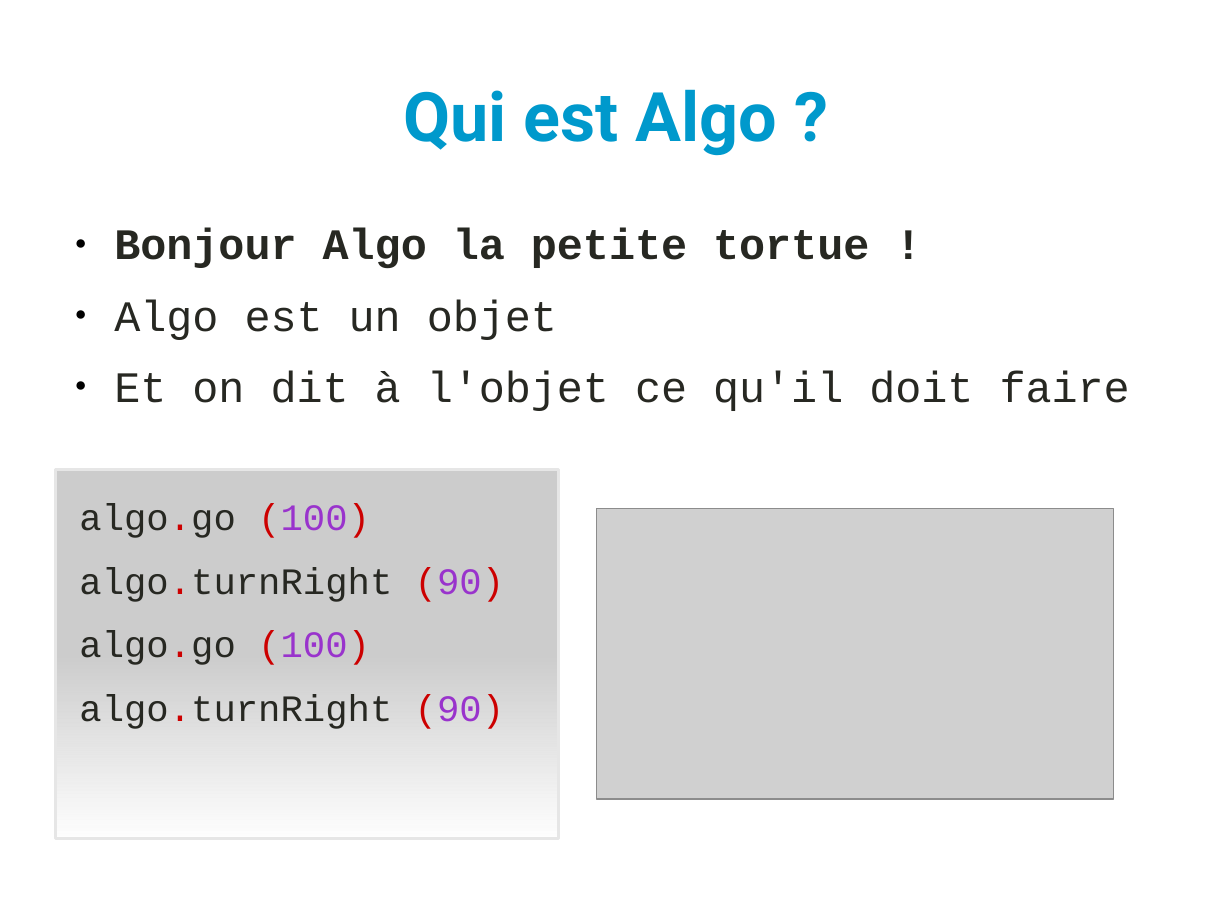
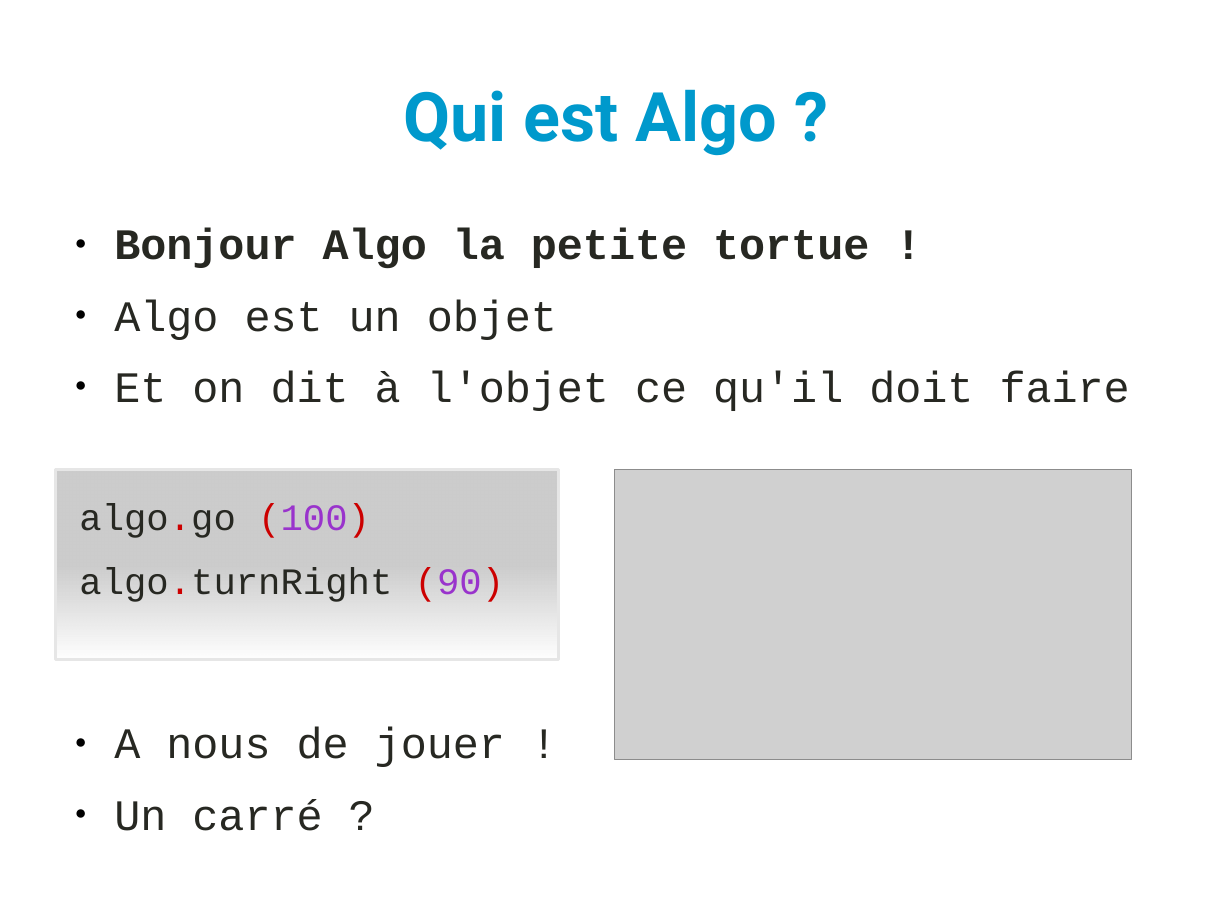
Before and after one commit to YannCaron/Devoxx4Kids-2015, a slide deck: slide 4 of Presentation.odp. Drawn at 1232x924 pixels with LibreOffice and Linux fonts; fonts in the diff are those of the drawing; grey boxes stand for pictures. Boxes give left, top, right and bottom in pixels: in the first picture for what was removed or moved away, otherwise in the second. Text is boxed around its words. In the diff, an @@ line names an element or a change of style, - is before the commit and + after.

```diff
--- a/Presentation.odp
+++ b/Presentation.odp
@@ text "algo.go (100)": place and size @@
-text "algo.go (100)" at [56,470,559,838]
+text "algo.go (100)" at [56,470,559,660]
@@ picture: place and size @@
-picture at [597,509,1113,799]
+picture at [615,470,1131,760]
@@ text at [79,631,504,729]: paragraphs removed @@
-algo.go (100)
-algo.turnRight (90)
@@ text at [114,727,505,831]: paragraphs added @@
+● A nous de jouer !
+● Un carré ?
```
Also in this commit, not shown: 4 other slides changed.
